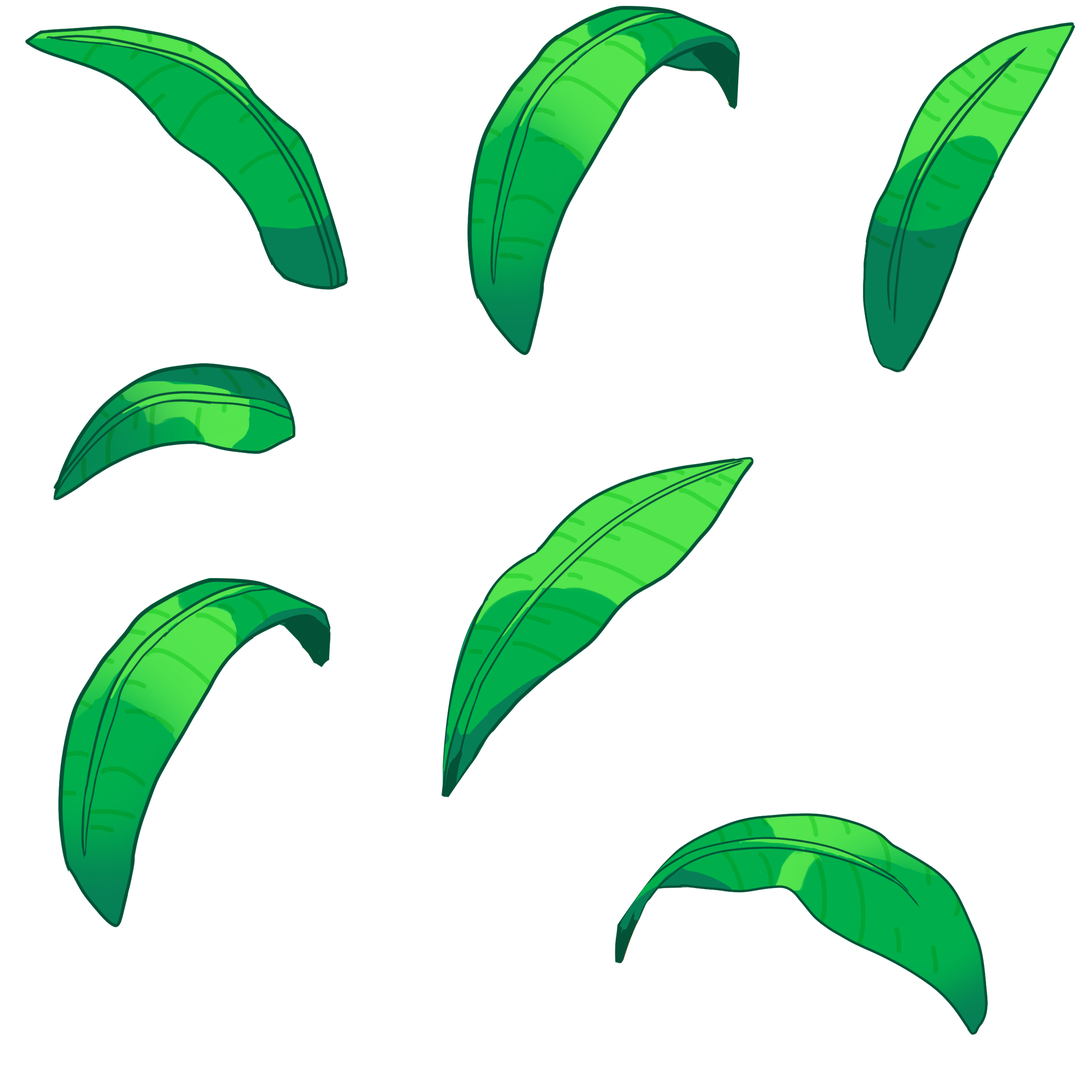
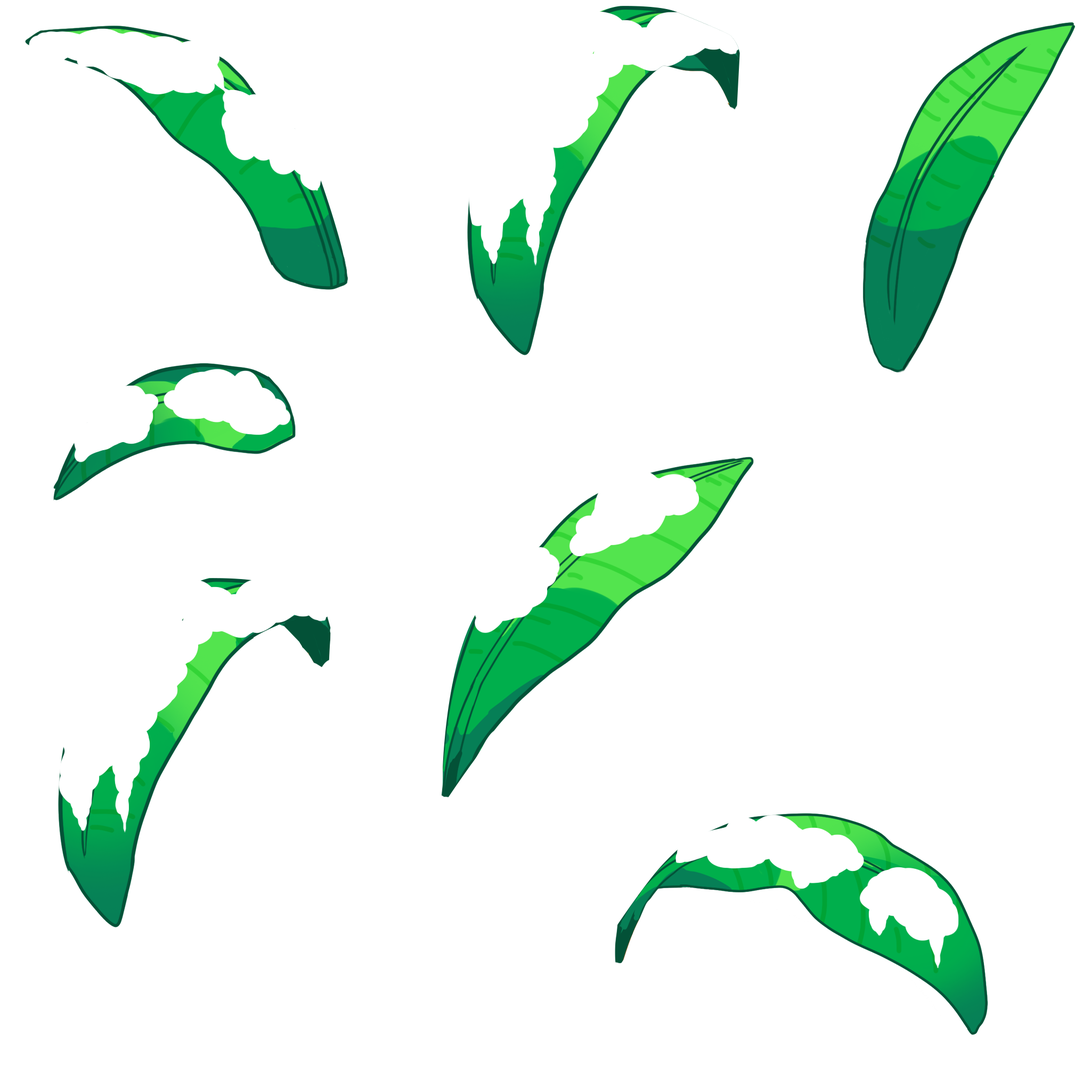
Layers edited between the first and the second 1091x1091 image:
added layer "Layer 9 copy" above "Layer 10" over [58, 580, 328, 834]
added layer "Layer 10" above "Layer 9" over [28, 28, 960, 969]
added layer "Layer 9" above "Layer 1" over [469, 11, 740, 266]
